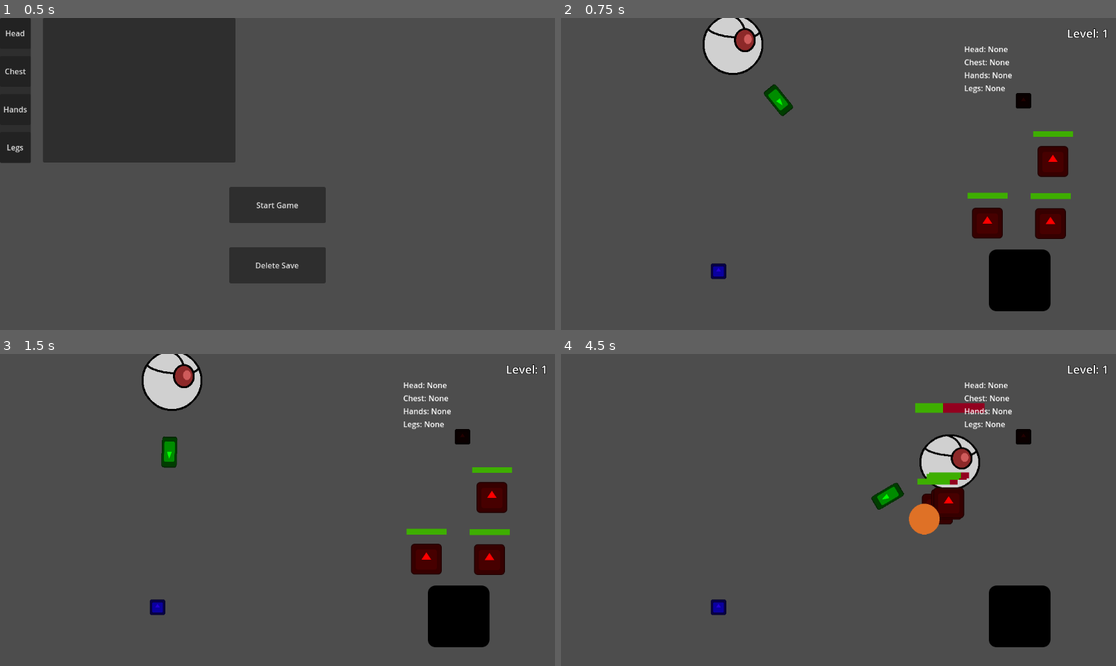
Above: before the commit, frames 1-4 (two rows, left to right).
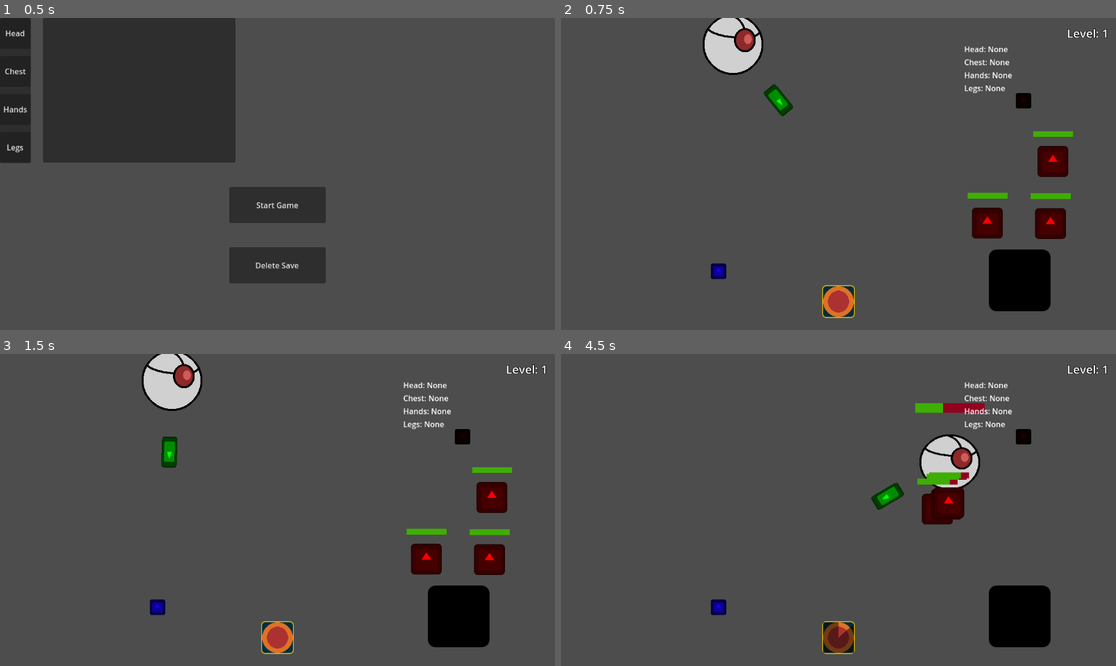
Above: after the commit, the same moments.

Repository: TRushton95/Aberration
Game: Godot game, scene res://app.tscn
Two runs of this game, one before a commit and one after it. Both use one fixed random seed, a clock stepped at 60 frames per second and the inputs below. The engine's default icon, where the game draws it, is replaced by a stand-in: a white triangle on a blue panel in a dark square.
Inputs (mouse positions are in pixels of both pictures, inside the frame that each line leads up to):
- Up to frame 1 (0.5 s): no input
- Up to frame 2 (0.75 s): click "Start Game" at 0.5 s
- Up to frame 3 (1.5 s): click (277, 637) at 1.27 s
- Up to frame 4 (4.5 s): tap Enter at 2 s; move the mouse to (960, 494) at 2.02 s; hold D (move_right) 2.03-2.78 s; click (960, 494) at 2.1 s; move the mouse to (727, 525) at 2.77 s; hold S (move_down) 2.78-3.53 s; click (727, 525) at 2.85 s; move the mouse to (894, 441) at 3.52 s; hold D (move_right) 3.53-4.28 s; tap 1 (select_spell_slot_1) at 3.6 s; click (894, 441) at 3.8 s; move the mouse to (810, 572) at 4.27 s; hold W (move_up) from 4.28 s (still down); click (810, 572) at 4.35 s

Frame 1 is identical in both runs. In frame 2, 0.6% of the frame differs, in the area x 47-53%, y 85-97%; in frame 3, 0.6%; in frame 4, 1.1%, in the area x 47-69%, y 47-97%.

Commit message:
Create ability cooldowns

Diff:
--- a/src/game/entities/abilities/ability.gd
+++ b/src/game/entities/abilities/ability.gd
@@ -1,26 +1,58 @@
 extends Resource
 class_name Ability
 
+signal cooldown_finished
+
+@export var _icon : Texture
 @export var _target : Target
 @export var _cast_time : float = 0.0
 @export var _cooldown : float = 0.0
 @export var _effects : Array[Effect] = []
 @export var _projectile_scene : PackedScene
 
+var _remaining_cooldown : float = 0.0
+
 
 func _on_projectile_hit(player: Player, target: Vector2) -> void:
 	_execute_effects(player, target)
+
+
+func update(delta: float) -> void:
+	if _remaining_cooldown <= 0.0:
+		return
+
+	_remaining_cooldown -= delta
+	if _remaining_cooldown < 0.0:
+		_remaining_cooldown = 0.0
+		cooldown_finished.emit()
+
+
+func get_icon() -> Texture:
+	return _icon
+
+
+func get_cooldown() -> float:
+	return _cooldown
+
+
+func get_remaining_cooldown() -> float:
+	return _remaining_cooldown
+
+
+func is_on_cooldown() -> bool:
+	return _remaining_cooldown > 0.0
 
 
 func execute(player: Player, target: Variant) -> void:
 	if !_target.validate(target):
 		return
 
+	_remaining_cooldown = _cooldown
+
 	if _target.get_target_type() == Enums.TargetType.GROUND && _projectile_scene != null:
 		_create_projectile(player, target)
 	else:
 		_execute_effects(player, target)
-
 
 
 func _execute_effects(player: Player, target: Variant) -> void:
--- a/src/game/entities/abilities/implementations/fireball/fireball.tres
+++ b/src/game/entities/abilities/implementations/fireball/fireball.tres
@@ -1,7 +1,8 @@
-[gd_resource type="Resource" script_class="Ability" load_steps=7 format=3 uid="uid://bduqu27fhkjik"]
+[gd_resource type="Resource" script_class="Ability" load_steps=8 format=3 uid="uid://bduqu27fhkjik"]
 
 [ext_resource type="Script" uid="uid://dc6thg5pqepm0" path="res://game/entities/abilities/effects/effect.gd" id="1_goq2v"]
 [ext_resource type="Resource" uid="uid://b3q811knenc33" path="res://game/entities/abilities/implementations/fireball/area_effect.tres" id="2_446cy"]
+[ext_resource type="Texture2D" uid="uid://g5ukno3ic6dw" path="res://game/entities/abilities/implementations/fireball/icon.png" id="3_4tfnd"]
 [ext_resource type="Script" uid="uid://dmo2b426enllm" path="res://game/entities/abilities/target_type/ground_target_type.gd" id="3_80xej"]
 [ext_resource type="PackedScene" uid="uid://bpj5o4xx6obs6" path="res://game/entities/abilities/implementations/fireball/projectile.tscn" id="3_446cy"]
 [ext_resource type="Script" uid="uid://buequrxuxivpp" path="res://game/entities/abilities/ability.gd" id="4_4tfnd"]
@@ -12,9 +13,10 @@
 
 [resource]
 script = ExtResource("4_4tfnd")
+_icon = ExtResource("3_4tfnd")
 _target = SubResource("Resource_3byj6")
 _cast_time = 0.0
-_cooldown = 0.0
+_cooldown = 5.0
 _effects = Array[ExtResource("1_goq2v")]([ExtResource("2_446cy")])
 _projectile_scene = ExtResource("3_446cy")
 metadata/_custom_type_script = "uid://buequrxuxivpp"
--- a/src/game/entities/player/player.gd
+++ b/src/game/entities/player/player.gd
@@ -46,13 +46,14 @@
 	if Input.is_action_just_pressed("attack"):
 		if _selected_spell_slot == -1:
 			_weapon.fire()
-		else:
+		elif !ability.is_on_cooldown():
 			ability.execute(self, get_global_mouse_position())
 
 
 	if Input.is_action_just_pressed("select_spell_slot_1"):
 		_selected_spell_slot = 0
 
+	ability.update(delta)
 
 
 func _physics_process(delta: float) -> void:
--- a/src/game/game.gd
+++ b/src/game/game.gd
@@ -26,6 +26,16 @@
 
 func _ready() -> void:
 	set_orb_name_debug_labels()
+	_game_ui.set_ability_button_texture(_player.ability.get_icon())
+
+
+func _process(_delta: float) -> void:
+	var cooldown : float = _player.ability.get_cooldown()
+	var remaining_cooldown : float = _player.ability.get_remaining_cooldown()
+
+	if cooldown > 0.0:
+		var remaining_cooldown_percent : float = (remaining_cooldown / cooldown) * 100.0
+		_game_ui.set_ability_button_remaining_cooldown_percent(remaining_cooldown_percent)
 
 
 func setup(level: int, loadout: Loadout) -> void:
--- /dev/null
+++ b/src/game/ui/ability_bar/button/ability_button.gd
@@ -0,0 +1,17 @@
+extends PanelContainer
+class_name GameUI_AbilityButton
+
+@onready var _button : TextureButton = $TextureButton
+@onready var _progress_bar : TextureProgressBar = $TextureButton/TextureProgressBar
+
+
+func set_texture(texture: Texture) -> void:
+	_button.texture_normal = texture
+
+
+func set_enabled(enabled: bool) -> void:
+	_button.disabled = !enabled
+
+
+func set_remaining_cooldown_percent(remaining_cooldown_percent: float) -> void:
+	_progress_bar.value = remaining_cooldown_percent
--- /dev/null
+++ b/src/game/ui/ability_bar/button/ability_button.tscn
@@ -0,0 +1,37 @@
+[gd_scene load_steps=4 format=3 uid="uid://brhyiypjvxdpk"]
+
+[ext_resource type="Script" uid="uid://6k05y5re45ed" path="res://game/ui/ability_bar/button/ability_button.gd" id="1_bwkie"]
+[ext_resource type="Texture2D" uid="uid://d4lmob54cqpfs" path="res://game/entities/abilities/cooldown_filter.png" id="2_c37u0"]
+
+[sub_resource type="StyleBoxFlat" id="StyleBoxFlat_qcodm"]
+bg_color = Color(1.20327e-08, 0.178347, 0.260638, 1)
+border_width_left = 2
+border_width_top = 2
+border_width_right = 2
+border_width_bottom = 2
+border_color = Color(0.870588, 0.72549, 0.0156863, 1)
+corner_radius_top_left = 8
+corner_radius_top_right = 8
+corner_radius_bottom_right = 8
+corner_radius_bottom_left = 8
+
+[node name="AbilityButton" type="PanelContainer"]
+custom_minimum_size = Vector2(68, 68)
+offset_right = 40.0
+offset_bottom = 40.0
+theme_override_styles/panel = SubResource("StyleBoxFlat_qcodm")
+script = ExtResource("1_bwkie")
+
+[node name="TextureButton" type="TextureButton" parent="."]
+layout_mode = 2
+
+[node name="TextureProgressBar" type="TextureProgressBar" parent="TextureButton"]
+layout_mode = 1
+anchors_preset = 15
+anchor_right = 1.0
+anchor_bottom = 1.0
+grow_horizontal = 2
+grow_vertical = 2
+step = 0.01
+fill_mode = 5
+texture_progress = ExtResource("2_c37u0")
--- a/src/game/ui/game_ui.gd
+++ b/src/game/ui/game_ui.gd
@@ -9,6 +9,7 @@
 @onready var _hands_orb_label : Label = $MarginContainer/VBoxContainer2/VBoxContainer/HandsOrbLabel
 @onready var _legs_orb_label : Label = $MarginContainer/VBoxContainer2/VBoxContainer/LegsOrbLabel
 @onready var _orb_container_panel : GameUI_OrbContainerPanel = $OrbContainerPanel
+@onready var _ability_button : GameUI_AbilityButton = $MarginContainer2/AbilityButton
 
 
 func set_orb_names(head: String, chest: String, hands: String, legs: String) -> void:
@@ -24,3 +25,15 @@
 
 func set_level(level: int) -> void:
 	_level_label.text = "Level: %s" % str(level)
+
+
+func set_ability_button_texture(texture: Texture) -> void:
+	_ability_button.set_texture(texture)
+
+
+func set_ability_button_enabled(enabled: bool) -> void:
+	_ability_button.set_enabled(enabled)
+
+
+func set_ability_button_remaining_cooldown_percent(remaining_cooldown_percent: float) -> void:
+	_ability_button.set_remaining_cooldown_percent(remaining_cooldown_percent)
--- a/src/game/ui/game_ui.tscn
+++ b/src/game/ui/game_ui.tscn
@@ -1,7 +1,8 @@
-[gd_scene load_steps=3 format=3 uid="uid://dndwvdj1mvb75"]
+[gd_scene load_steps=4 format=3 uid="uid://dndwvdj1mvb75"]
 
 [ext_resource type="Script" uid="uid://p8whomltc25m" path="res://game/ui/game_ui.gd" id="1_2yi3t"]
 [ext_resource type="PackedScene" uid="uid://fc1w8c45lf42" path="res://game/ui/orb_container_panel/orb_container_panel.tscn" id="2_6fwhv"]
+[ext_resource type="PackedScene" uid="uid://brhyiypjvxdpk" path="res://game/ui/ability_bar/button/ability_button.tscn" id="3_ue7m6"]
 
 [node name="GameUI" type="CanvasLayer"]
 script = ExtResource("1_2yi3t")
@@ -45,3 +46,19 @@
 
 [node name="LegsOrbLabel" type="Label" parent="MarginContainer/VBoxContainer2/VBoxContainer"]
 layout_mode = 2
+
+[node name="MarginContainer2" type="MarginContainer" parent="."]
+anchors_preset = 7
+anchor_left = 0.5
+anchor_top = 1.0
+anchor_right = 0.5
+anchor_bottom = 1.0
+offset_left = -20.0
+offset_top = -40.0
+offset_right = 20.0
+grow_horizontal = 2
+grow_vertical = 0
+theme_override_constants/margin_bottom = 25
+
+[node name="AbilityButton" parent="MarginContainer2" instance=ExtResource("3_ue7m6")]
+layout_mode = 2
Binary file added: src/game/entities/abilities/cooldown_filter.png
Not shown, added: src/game/entities/abilities/cooldown_filter.png.import
Binary file added: src/game/entities/abilities/implementations/fireball/icon.png
Not shown, added: src/game/entities/abilities/implementations/fireball/icon.png.import
Not shown, added: src/game/ui/ability_bar/button/ability_button.gd.uid
